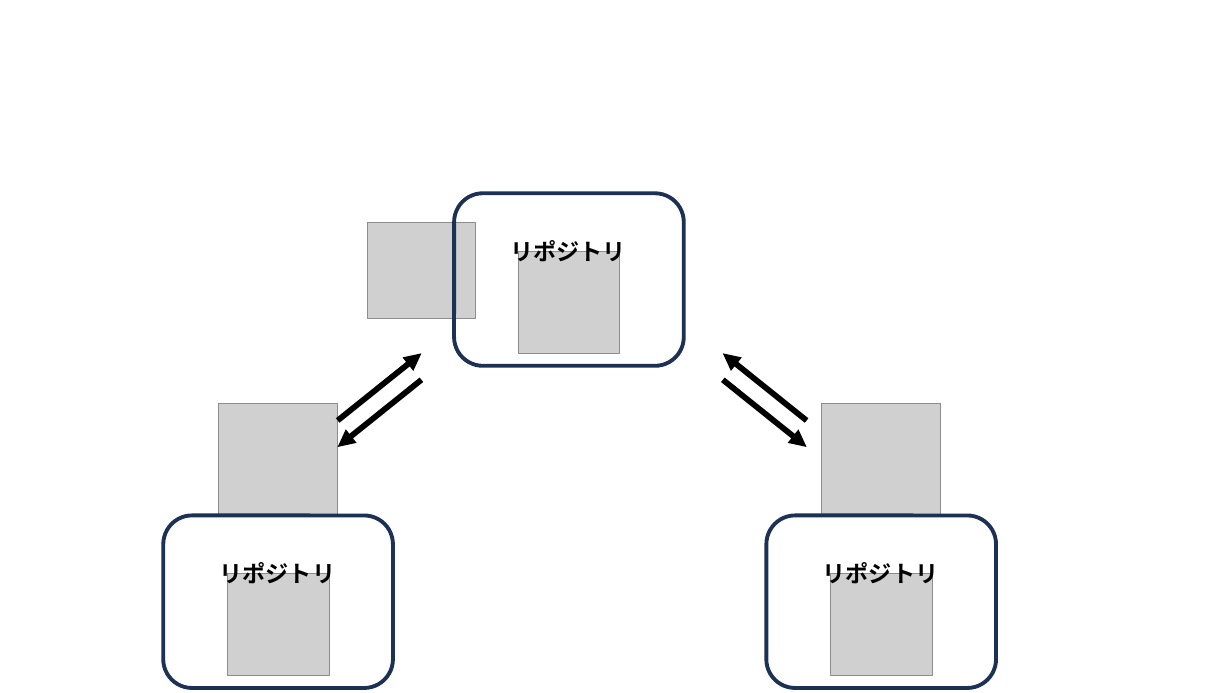
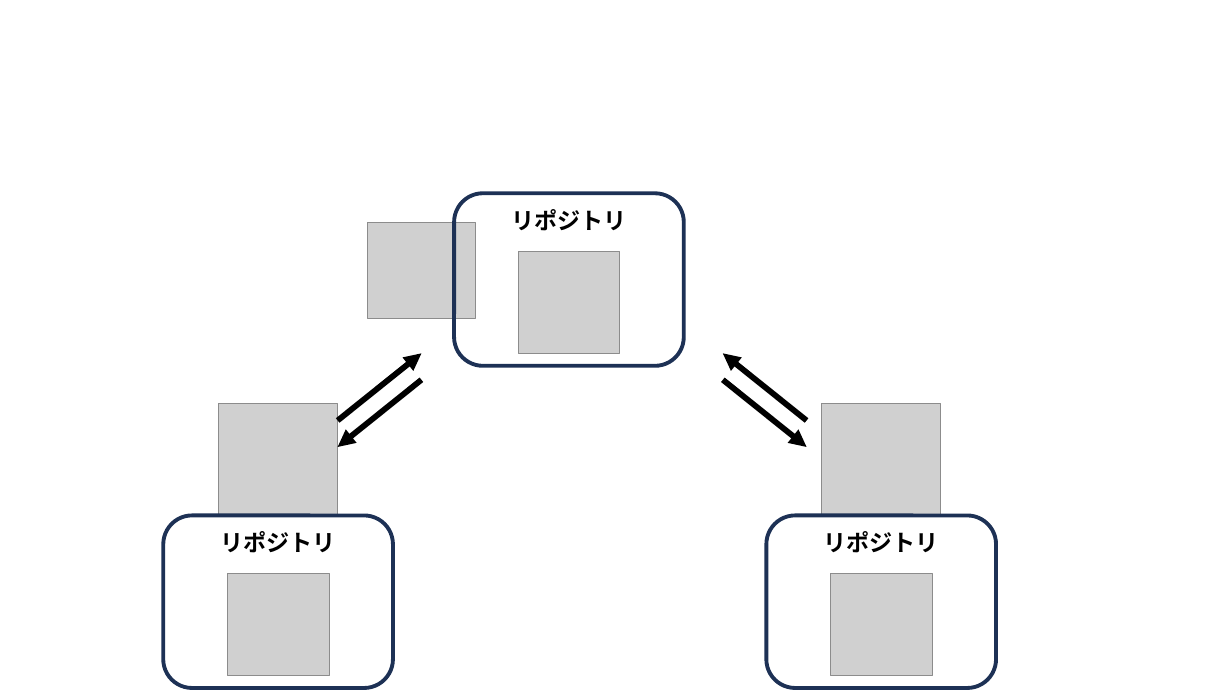
Before and after one commit to nishida2073/ai_navive, a slide deck: slide 7 of 01_テキスト/Git入門_図.pptx. Drawn at 1232x693 pixels with LibreOffice and Linux fonts; fonts in the diff are those of the drawing; grey boxes stand for pictures. Boxes give left, top, right and bottom in pixels: in the first picture for what was removed or moved away, otherwise in the second. Text is boxed around its words. In the diff, an @@ line names an element or a change of style, - is before the commit and + after.

```diff
--- a/01_テキスト/Git入門_図.pptx
+++ b/01_テキスト/Git入門_図.pptx
@@ text in rounded rectangle at [511, 209, 626, 231]: text added @@
+リポジトリ
@@ text removed at [510, 237, 625, 266] @@
-リポジトリ
@@ text in rounded rectangle at [220, 531, 335, 553]: text added @@
+リポジトリ
@@ text in rounded rectangle at [823, 531, 938, 553]: text added @@
+リポジトリ
@@ text removed at [220, 559, 335, 588] @@
-リポジトリ
@@ text removed at [823, 559, 938, 588] @@
-リポジトリ
```
Also in this commit, not shown: 2 other slides changed, 7 slides added, 1 other file.
